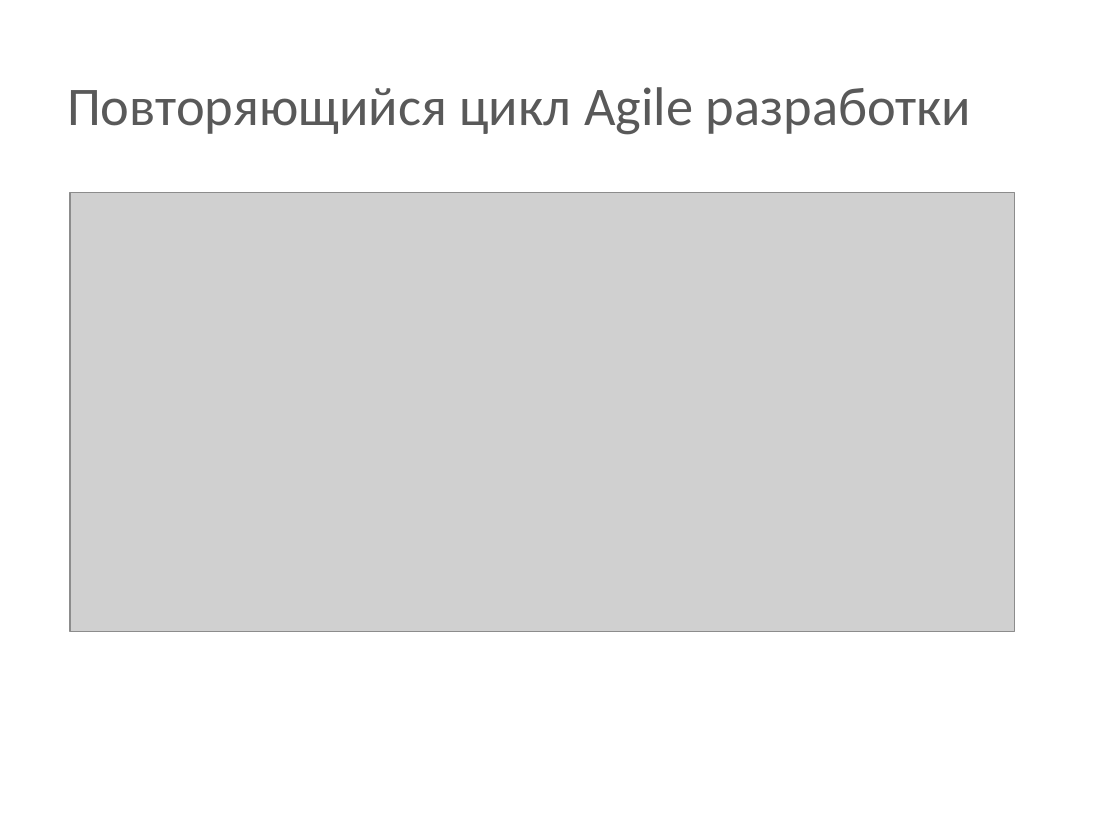
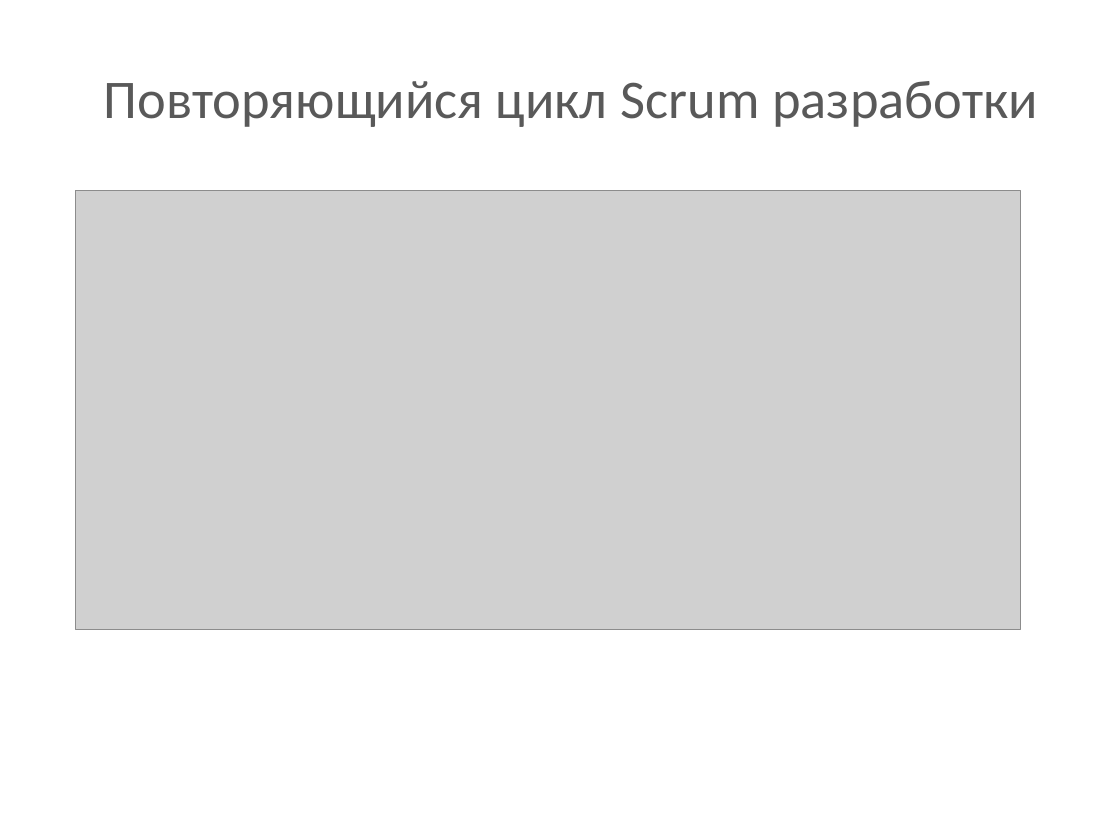
Before and after one commit to BigRacer/swtesting, a slide deck: slide 21 of 6.SDLC/SDLC models.pptx (slide 18 before the commit). Drawn at 1120x840 pixels with LibreOffice and Linux fonts; fonts in the diff are those of the drawing; grey boxes stand for pictures; background and template pictures are left out. Boxes give left, top, right and bottom in pixels: in the first picture for what was removed or moved away, otherwise in the second. Text is boxed around its words. In the diff, an @@ line names an element or a change of style, - is before the commit and + after.

```diff
--- a/6.SDLC/SDLC models.pptx
+++ b/6.SDLC/SDLC models.pptx
@@ text at bbox=[104, 81, 1038, 127]: text changed @@
-Повторяющийся цикл Agile разработки
+Повторяющийся цикл Scrum разработки
@@ picture: place and size @@
-picture at bbox=[69, 193, 1014, 632]
+picture at bbox=[75, 190, 1019, 629]
```
Also in this commit, not shown: 5 other slides changed, 4 slides added, 2 slides removed.
